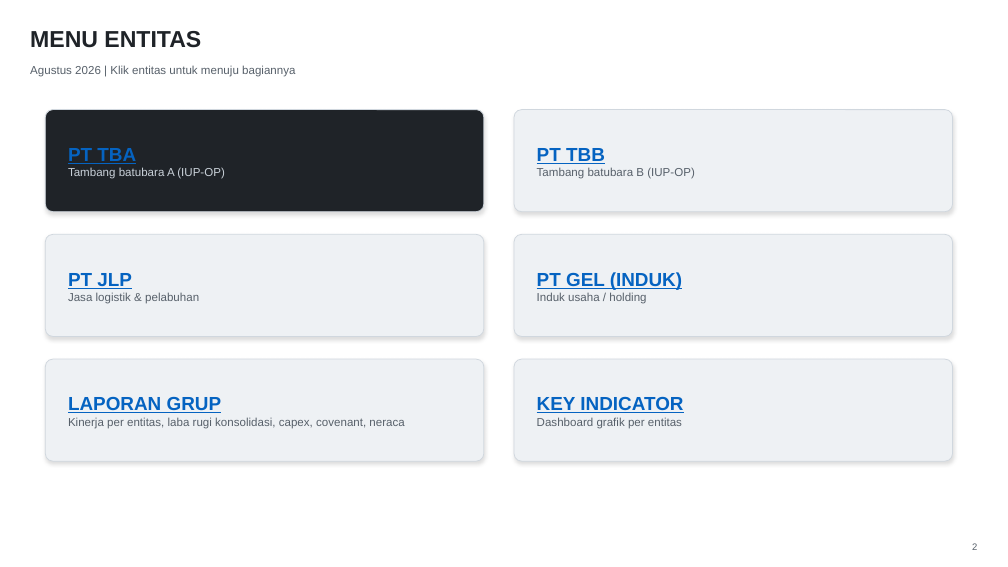
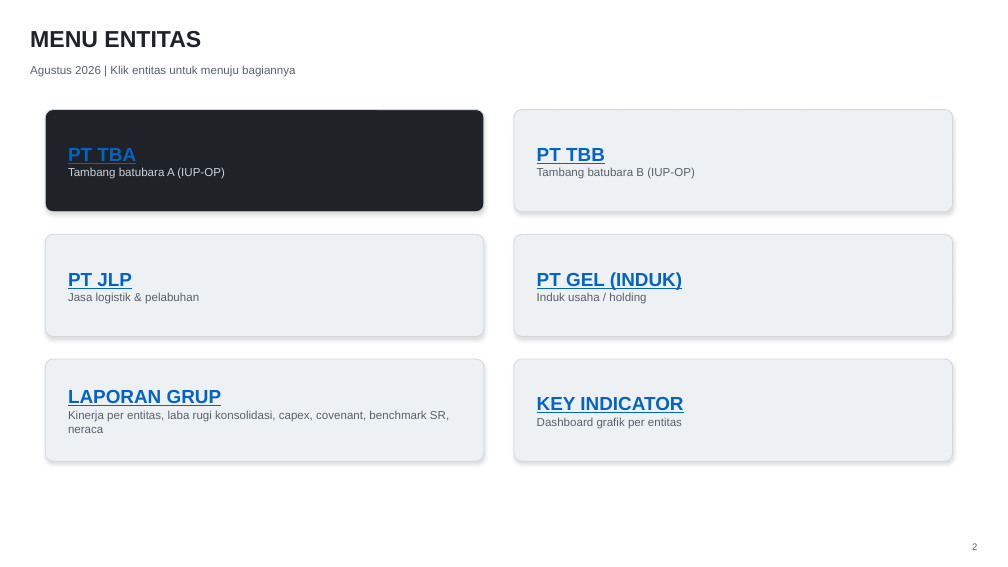
Before and after one commit to Riana-2106/Riana-NextGen-Builders-Final-Project, a slide deck: slide 2 of docs/fpa-global-energy-group/gel-group-management-report/GEL_Group_Management_Report.pptx. Drawn at 1008x567 pixels with LibreOffice and Linux fonts; fonts in the diff are those of the drawing. Boxes give left, top, right and bottom in pixels: in the first picture for what was removed or moved away, otherwise in the second. Text is boxed around its words. In the diff, an @@ line names an element or a change of style, - is before the commit and + after.

```diff
--- a/docs/fpa-global-energy-group/gel-group-management-report/GEL_Group_Management_Report.pptx
+++ b/docs/fpa-global-energy-group/gel-group-management-report/GEL_Group_Management_Report.pptx
@@ text at (x1=68, y1=410, x2=449, y2=433): text changed @@
-Kinerja per entitas, laba rugi konsolidasi, capex, covenant, neraca
+Kinerja per entitas, laba rugi konsolidasi, capex, covenant, benchmark SR, neraca
```
Also in this commit, not shown: 4 other slides changed, 1 slide added, 1 other file.
